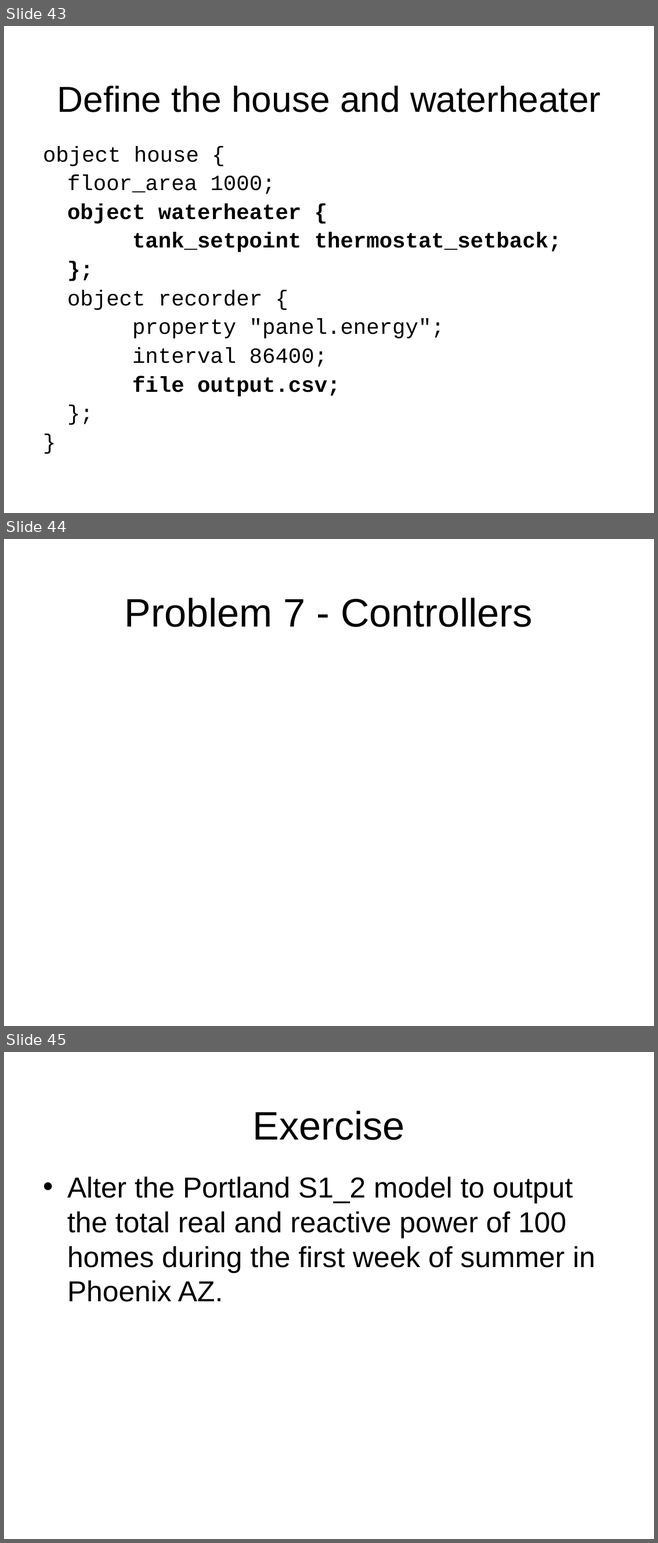
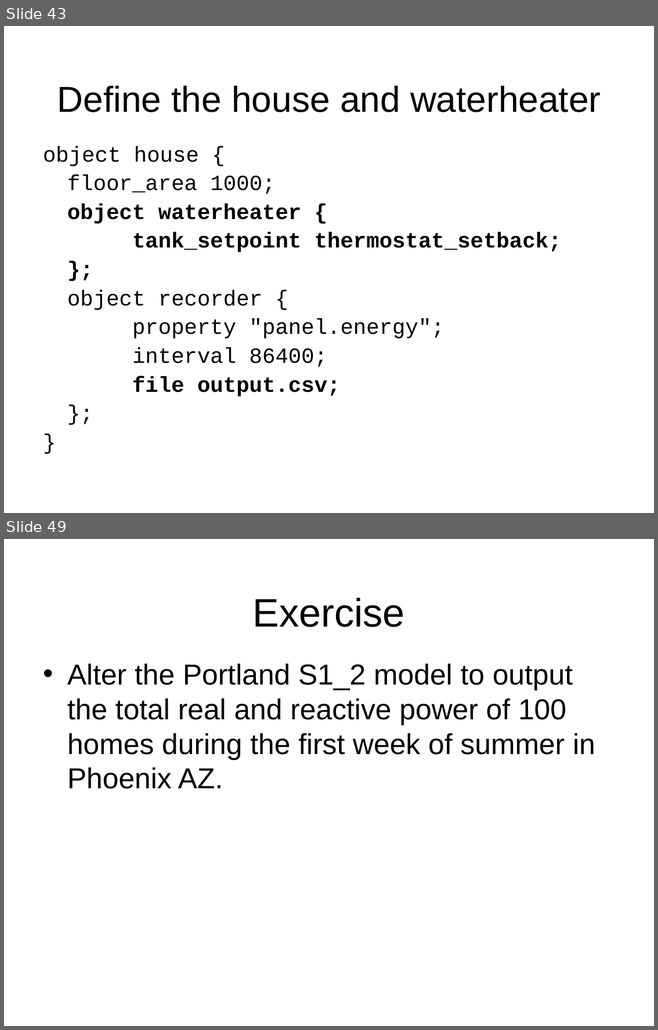
Before and after one commit to gridlab-d/course, a slide deck: Short/1 - Residential.ppt. Shown one above the other, each under a label of ours: slides 43, 44 and 45 before the commit, slides 43 and 49 after it; the slides between them are not shown. The pictures are 658x1543 and 658x1030 pixels, drawn with LibreOffice and Linux fonts; fonts in the diff are those of the drawing; background and template pictures are left out. Boxes give left, top, right and bottom in pixels: in the first picture for what was removed or moved away, otherwise in the second. Text is boxed around its words. In the diff, an @@ line names an element or a change of style, - is before the commit and + after.

```diff
--- a/Short/1 - Residential.ppt
+++ b/Short/1 - Residential.ppt
@@ slide 44 removed at <box>4,539,654,1026</box>, background picture (left out) @@
@@ title removed at <box>125,598,532,627</box> @@
-Problem 7 - Controllers
@@ what was slide 45 is now slide 49 @@
```
Also in this commit, not shown: 5 slides added.
